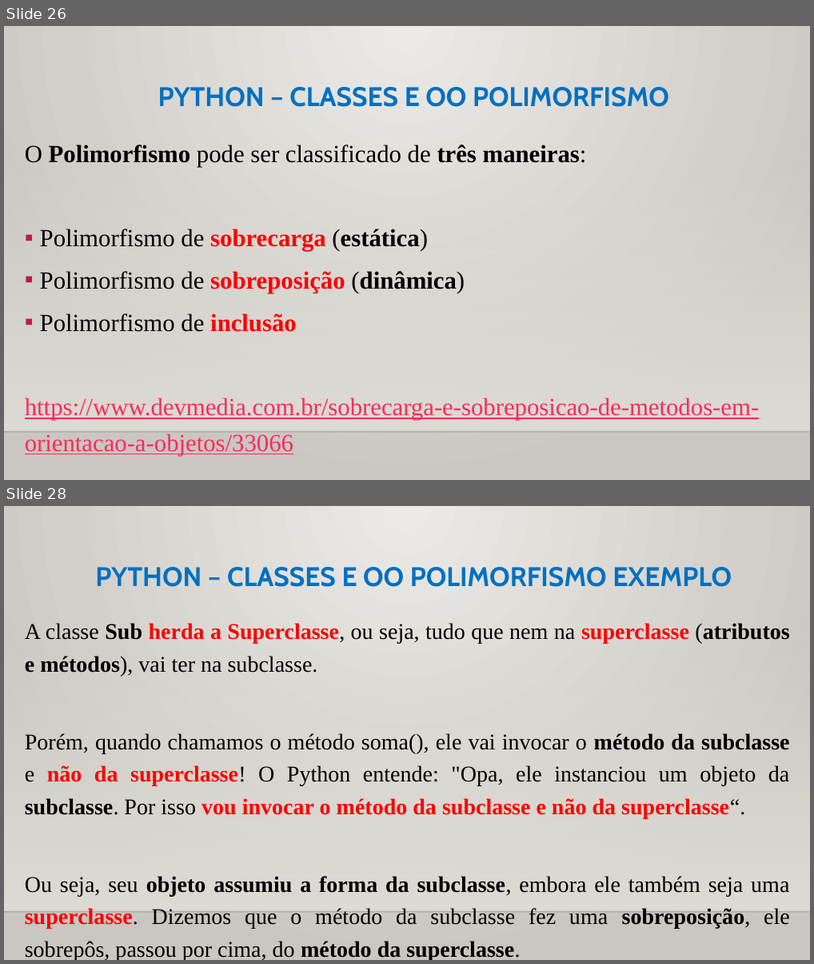
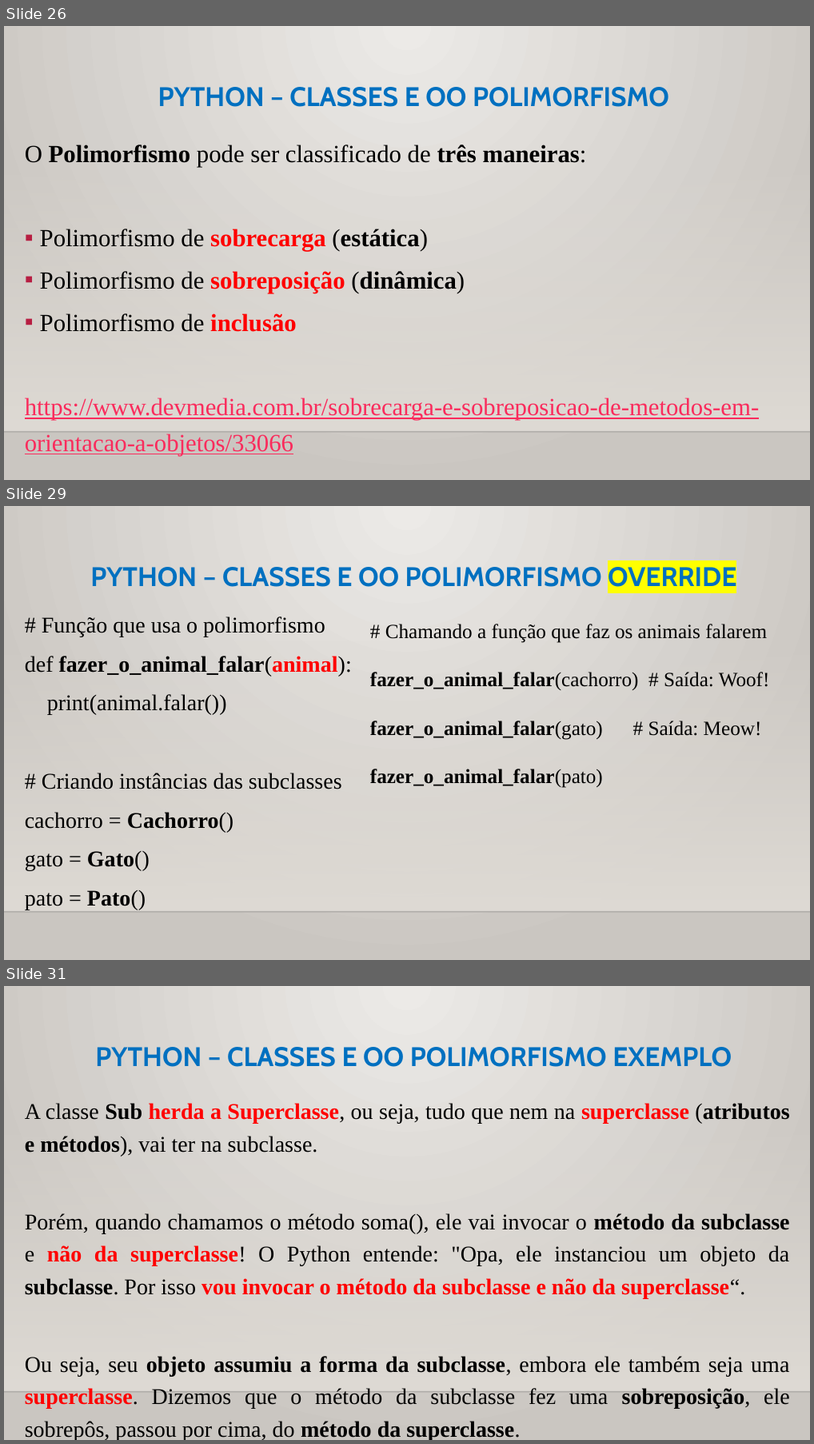
Before and after one commit to CloudEducationBrazil/WydenUniRuyPythonRAD, a slide deck: 01 Classes/Aula 11 RAD Python - Classes - Orientação a Objetos.pptx. Shown one above the other, each under a label of ours: slides 26 and 28 before the commit, slides 26, 29 and 31 after it; the slides between them are not shown. The pictures are 814x964 and 814x1444 pixels, drawn with LibreOffice and Linux fonts; fonts in the diff are those of the drawing; background and template pictures are left out. Boxes give left, top, right and bottom in pixels: in the first picture for what was removed or moved away, otherwise in the second. Text is boxed around its words. In the diff, an @@ line names an element or a change of style, - is before the commit and + after.

Commit message:
ajustesss Python RAD 02112023

```diff
--- a/01 Classes/Aula 11 RAD Python - Classes - Orientação a Objetos.pptx
+++ b/01 Classes/Aula 11 RAD Python - Classes - Orientação a Objetos.pptx
@@ slide 29 added at (4, 506, 810, 960), background picture (left out); not listed: 2 template elements that a slide beside it also shows @@
@@ title added at (90, 567, 737, 587), 24 pt, text #0070C0, bold @@
+PYTHON – CLASSES E OO POLIMORFISMO OVERRIDE
@@ text added at (25, 616, 352, 910), 20 pt, text #000000 @@
+# Função que usa o polimorfismo
+def fazer_o_animal_falar(animal):
+print(animal.falar())
+# Criando instâncias das subclasses
+cachorro = Cachorro()
+gato = Gato()
+pato = Pato()
@@ text added at (370, 624, 770, 788), 18 pt, text #000000 @@
+# Chamando a função que faz os animais falarem
+fazer_o_animal_falar(cachorro) # Saída: Woof!
+fazer_o_animal_falar(gato) # Saída: Meow!
+fazer_o_animal_falar(pato)
@@ what was slide 28 is now slide 31 @@
```
Also in this commit, not shown: 6 slides changed, 2 other slides added.
